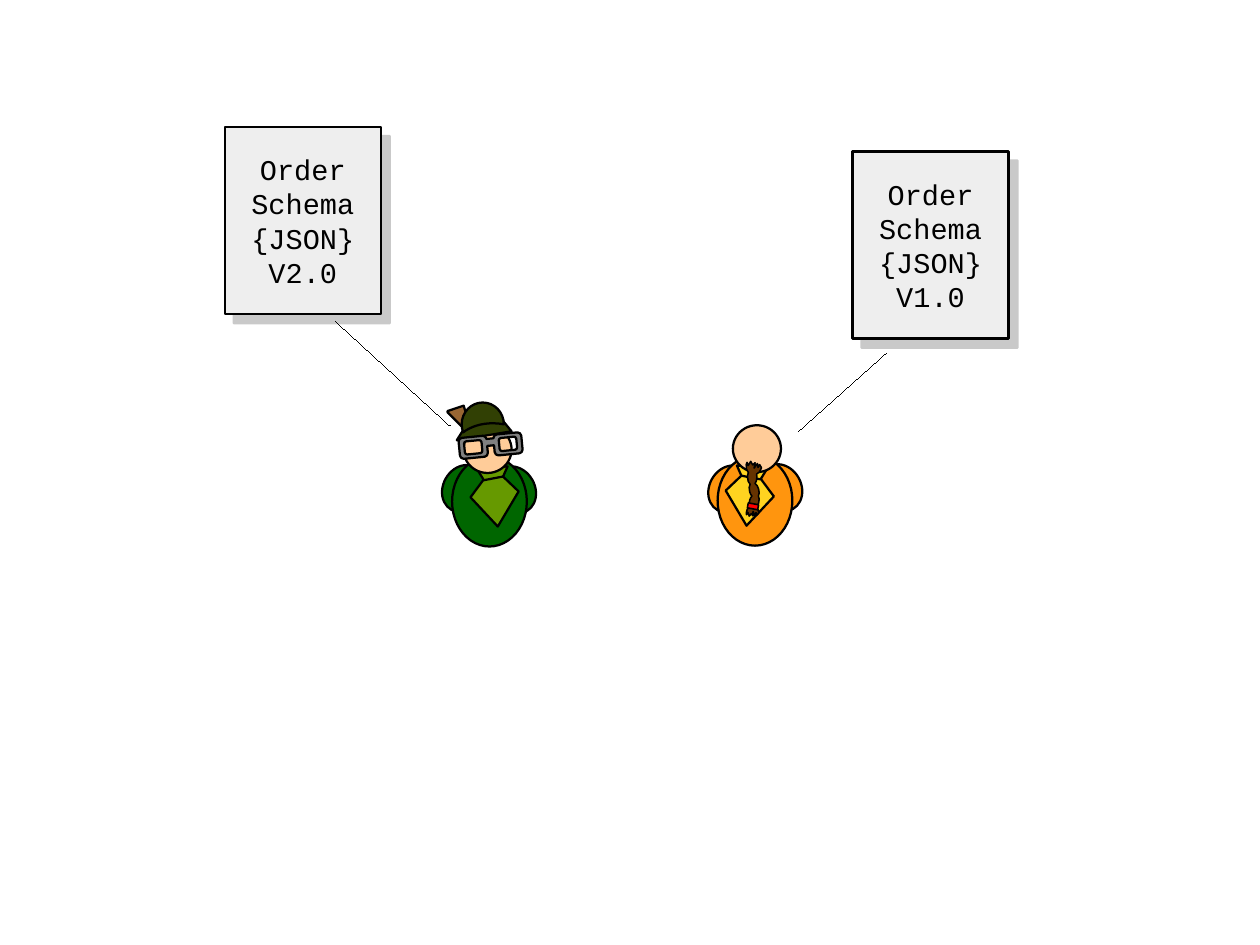
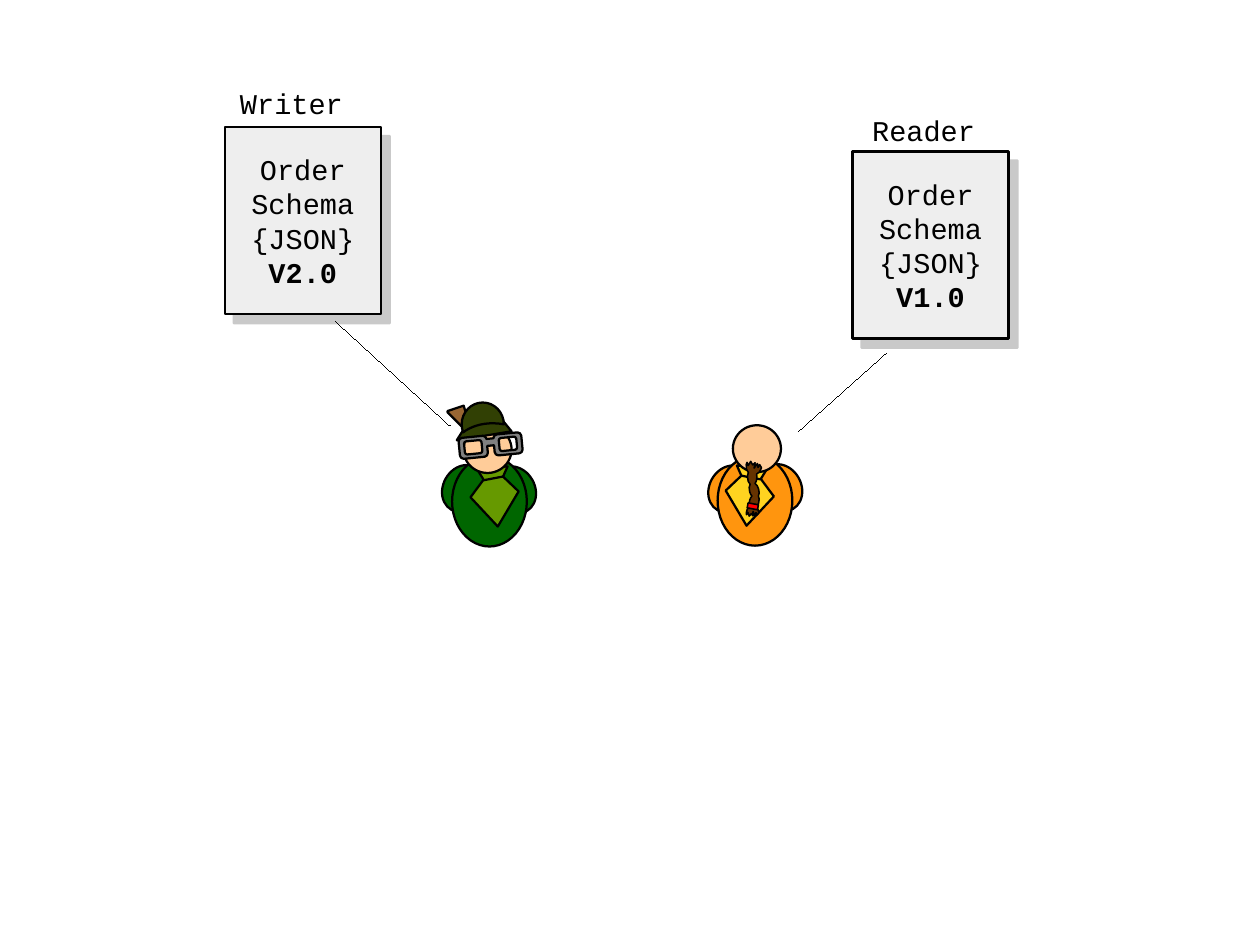
Before and after one commit to xdoo/schema_evolution_demo, a slide deck: slide 61 of Folien.odp (slide 63 before the commit). Drawn at 1260x945 pixels with LibreOffice and Linux fonts; fonts in the diff are those of the drawing. Boxes give left, top, right and bottom in pixels: in the first picture for what was removed or moved away, otherwise in the second. Text is boxed around its words. In the diff, an @@ line names an element or a change of style, - is before the commit and + after.

```diff
--- a/Folien.odp
+++ b/Folien.odp
@@ text added at (240,94,343,115), 18 pt, text #000000 @@
+Writer
@@ text added at (872,121,975,142), 18 pt, text #000000 @@
+Reader
@@ text in rectangle at (268,264,337,284): bold on in "V2.0" @@
@@ text in rectangle at (896,288,965,308): bold on in "V1.0" @@
```
Also in this commit, not shown: 9 other slides changed, 9 slides added, 4 slides removed, 2 other files.
